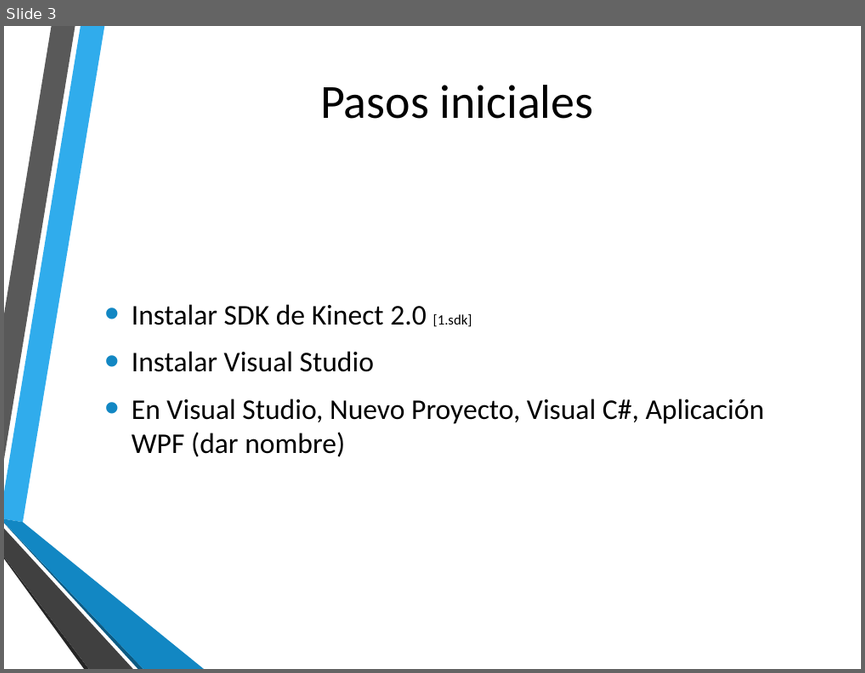
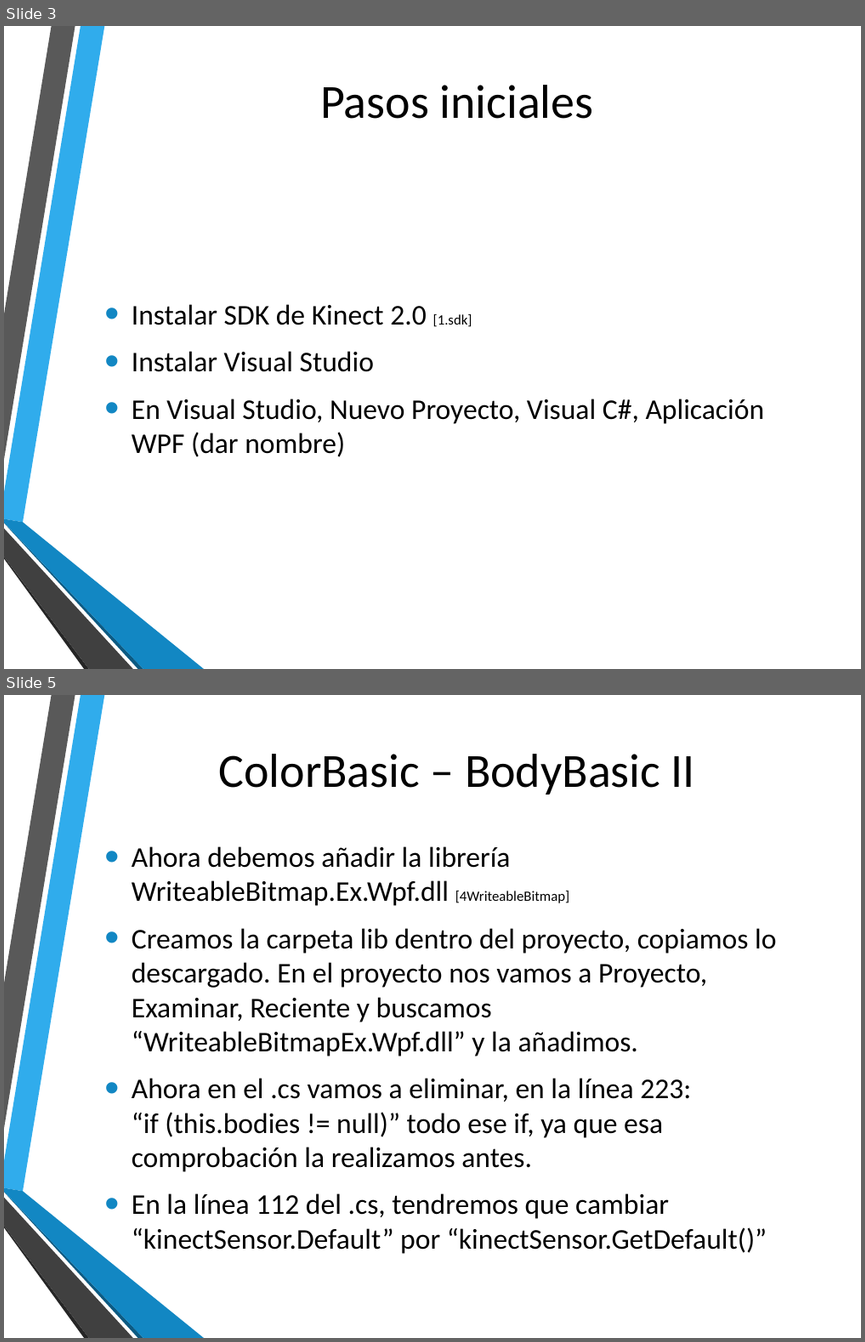
Before and after one commit to FPerezHernandez92/NPI-Kinect-v2, a slide deck: Presentación Práctica 1.pptx. Shown one above the other, each under a label of ours: slide 3 before the commit, slides 3 and 5 after it; the slides between them are not shown. The pictures are 865x673 and 865x1342 pixels, drawn with LibreOffice and Linux fonts; fonts in the diff are those of the drawing; background and template pictures are left out. Boxes give left, top, right and bottom in pixels: in the first picture for what was removed or moved away, otherwise in the second. Text is boxed around its words. In the diff, an @@ line names an element or a change of style, - is before the commit and + after.

Commit message:
ColorBasic-BodyBasic 2
Añadimos librería WriteableBitmapEx.Wpf,dll, añadimos la referencia,
eliminamos un if, y cambiamos el kinectSensor.default.

```diff
--- a/Presentación Práctica 1.pptx
+++ b/Presentación Práctica 1.pptx
@@ slide 5 added at (4,695,861,1338), background picture (left out); not listed: 6 template elements that a slide beside it also shows @@
@@ title added at (218,754,695,794), 40 pt, text #000000 @@
+ColorBasic – BodyBasic II
@@ text added at (132,846,776,1253), 24 pt, text #000000 @@
+• Ahora debemos añadir la librería WriteableBitmap.Ex.Wpf.dll [4WriteableBitmap]
+• Creamos la carpeta lib dentro del proyecto, copiamos lo descargado. En el proyecto nos vamos a Proyecto, Examinar, Reciente y buscamos “WriteableBitmapEx.Wpf.dll” y la añadimos.
+• Ahora en el .cs vamos a eliminar, en la línea 223:
+  “if (this.bodies != null)” todo ese if, ya que esa comprobación la realizamos antes.
+• En la línea 112 del .cs, tendremos que cambiar “kinectSensor.Default” por “kinectSensor.GetDefault()”
```
Also in this commit, not shown: 2 slides changed, 5 other slides added, 54 other files.
